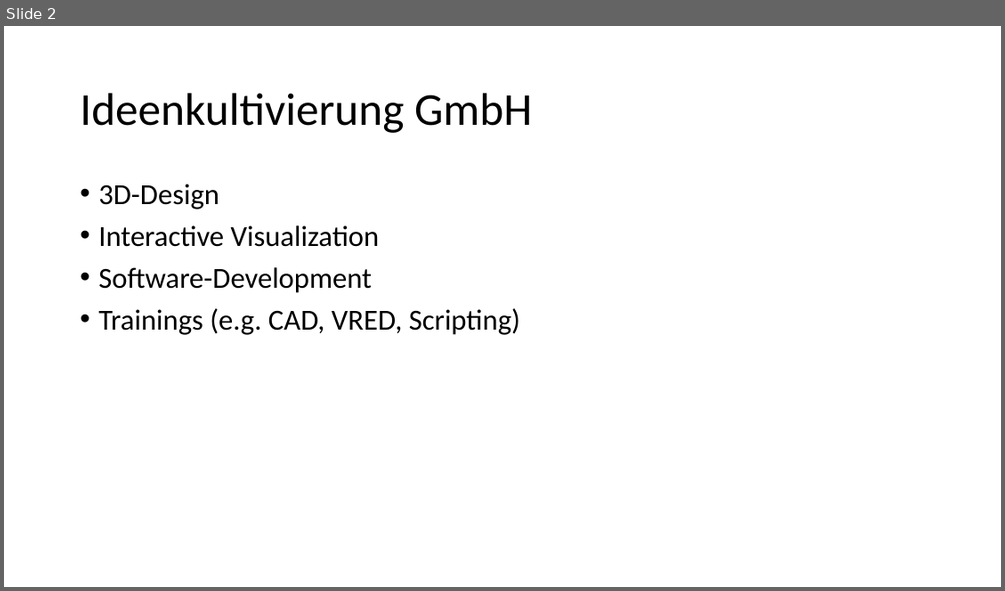
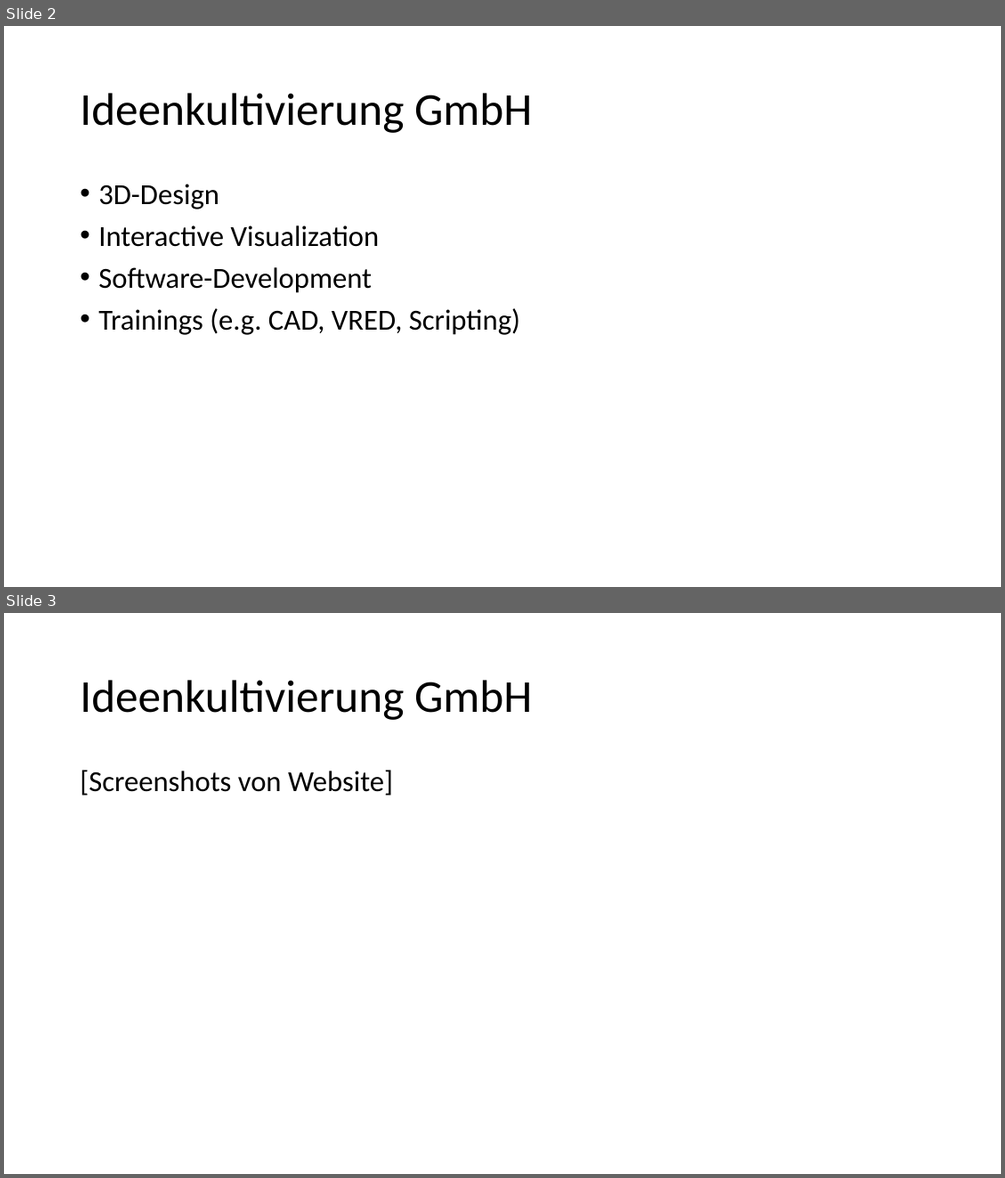
Before and after one commit to ideenkultivierung/alias-days-shader-pipeline, a slide deck: presentation/Python based Shaderpipeline in VRED.pptx. Shown one above the other, each under a label of ours: slide 2 before the commit, slides 2 and 3 after it. The pictures are 1005x591 and 1005x1178 pixels, drawn with LibreOffice and Linux fonts; fonts in the diff are those of the drawing. Boxes give left, top, right and bottom in pixels: in the first picture for what was removed or moved away, otherwise in the second. Text is boxed around its words. In the diff, an @@ line names an element or a change of style, - is before the commit and + after.

```diff
--- a/presentation/Python based Shaderpipeline in VRED.pptx
+++ b/presentation/Python based Shaderpipeline in VRED.pptx
@@ slide 3 added at (4,613,1001,1174), background #FFFFFF @@
@@ title added at (80,680,532,720), 44 pt, text #000000 @@
+Ideenkultivierung GmbH
@@ text added at (80,770,393,795), 28 pt, text #000000 @@
+[Screenshots von Website]
```
Also in this commit, not shown: 6 other slides added, 3 slides removed, 6 other files.
